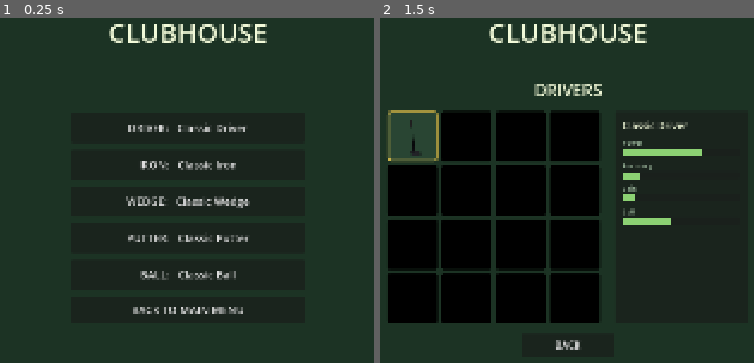
Above: before the commit, frames 1-2 (left to right).
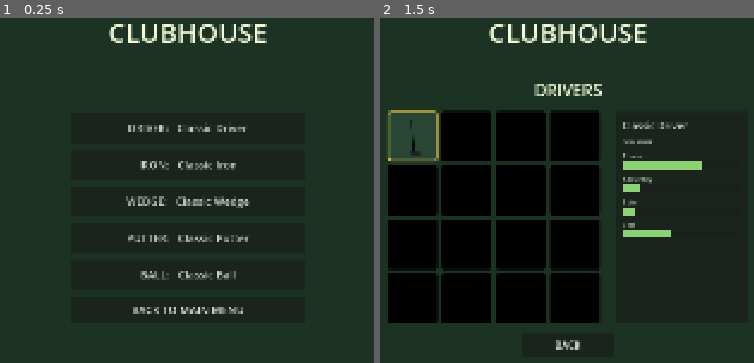
Above: after the commit, the same moments.

Repository: bblarney/androidgolfgame
Game: Godot game, scene res://scenes/clubhouse.tscn
Same seed, same stepped clock (60 frames per second), same inputs: the game is played once before the commit and once after it. This scene is started directly instead of the project's main scene.
Inputs (mouse positions are in pixels of both pictures, inside the frame that each line leads up to):
- Up to frame 1 (0.25 s): no input
- Up to frame 2 (1.5 s): click "DRIVER: Classic Driver" at 0.5 s; click (413, 135) at 1.25 s

The runs differ from the first frame. In frame 2, 2.2% of the frame differs, in the area x 64-87%, y 30-64%.

Commit message:
Fix shop thumbnails, box reveal, and clubhouse rarity
- Isolate each item thumbnail in its own World3D so shop/box/clubhouse
  cards no longer share one scene and pile meshes on top of each other
- Mystery box reveal: opaque overlay, clear the reel, and show just the
  rarity-coloured club name + item + ADD TO BAG
- Clubhouse: rarity-coloured slot borders, name, and overview cards,
  plus a rarity label in the stats panel

Co-Authored-By: Claude Opus 4.8 <noreply@anthropic.com>

Diff:
--- a/scripts/clubhouse.gd
+++ b/scripts/clubhouse.gd
@@ -99,7 +99,13 @@
 	for cat: Dictionary in CATEGORIES:
 		var item := _equipped_item(cat)
 		var item_name : String = item.get("name", "—")
-		card_buttons[cat["id"]].text = "%s:   %s" % [cat["title"], item_name]
+		var btn : Button = card_buttons[cat["id"]]
+		btn.text = "%s:   %s" % [cat["title"], item_name]
+		var rc : Color = ItemVisuals.rarity_color(item.get("rarity", "common")) if not item.is_empty() else TEXT
+		btn.add_theme_color_override("font_color", rc)
+		btn.add_theme_color_override("font_hover_color", rc)
+		btn.add_theme_color_override("font_pressed_color", rc)
+		btn.add_theme_color_override("font_focus_color", rc)
 
 
 func _show_overview() -> void:
@@ -199,7 +205,7 @@
 			var is_eq : bool = item.get("id", "") == equipped_id
 			btn.disabled = false
 			btn.text = ""
-			_style_slot(btn, false, is_eq)
+			_style_slot(btn, false, is_eq, ItemVisuals.rarity_color(item.get("rarity", "common")))
 			# Live 3D render in every slot: a club head, or a coloured ball.
 			if is_ball:
 				btn.add_child(ItemVisuals.build_ball_thumbnail(item))
@@ -232,11 +238,22 @@
 	for child in stats_box.get_children():
 		child.queue_free()
 
+	var has_item : bool = not item.is_empty()
+	var rarity : String = item.get("rarity", "common")
+	var rc : Color = ItemVisuals.rarity_color(rarity)
+
 	var name_label := Label.new()
 	name_label.text = item.get("name", "—")
 	name_label.add_theme_font_size_override("font_size", 24)
-	name_label.add_theme_color_override("font_color", TEXT)
+	name_label.add_theme_color_override("font_color", rc if has_item else TEXT)
 	stats_box.add_child(name_label)
+
+	if has_item:
+		var rar_label := Label.new()
+		rar_label.text = rarity.to_upper()
+		rar_label.add_theme_font_size_override("font_size", 14)
+		rar_label.add_theme_color_override("font_color", rc)
+		stats_box.add_child(rar_label)
 
 	var is_ball : bool = current_category["is_ball"]
 	var metrics : Array = BALL_METRICS if is_ball else CLUB_METRICS
@@ -289,13 +306,18 @@
 	return EquipmentManager.get_all_clubs().get(id, {})
 
 
-func _style_slot(btn: Button, empty: bool, equipped: bool) -> void:
+func _style_slot(btn: Button, empty: bool, equipped: bool, rarity_col: Color = SUBTEXT) -> void:
 	var box := StyleBoxFlat.new()
 	box.bg_color = SLOT_EMPTY if empty else SLOT_BG
 	box.set_corner_radius_all(6)
 	if equipped:
+		# Equipped item keeps the gold highlight so it stays unmistakable at a glance.
 		box.border_color = HILITE
 		box.set_border_width_all(4)
+	elif not empty:
+		# Owned items are framed in their rarity colour.
+		box.border_color = rarity_col
+		box.set_border_width_all(3)
 	btn.add_theme_stylebox_override("normal", box)
 	btn.add_theme_stylebox_override("hover", box)
 	btn.add_theme_stylebox_override("pressed", box)
--- a/scripts/item_visuals.gd
+++ b/scripts/item_visuals.gd
@@ -132,6 +132,7 @@
 	var vp := SubViewport.new()
 	vp.size = Vector2i(108, 108)
 	vp.transparent_bg = true
+	vp.own_world_3d = true   # isolate each thumbnail's 3D scene; otherwise all share the parent world and pile up
 	vp.msaa_3d = Viewport.MSAA_4X
 	svc.add_child(vp)
 	vp.add_child(content)
--- a/scripts/pro_shop.gd
+++ b/scripts/pro_shop.gd
@@ -10,7 +10,7 @@
 const PANEL_BG := Color(0.13, 0.22, 0.17)
 const HILITE   := Color(0.92, 0.78, 0.30)
 const BAR_FILL := Color(0.55, 0.82, 0.45)
-const DIM      := Color(0.0, 0.0, 0.0, 0.7)
+const DIM      := Color(0.05, 0.09, 0.07, 1.0)   # opaque: fully hides the picker behind the box overlay
 
 const BALL_CHANCE := 0.35   # share of offerings / box results that are balls vs clubs
 
@@ -398,7 +398,7 @@
 
 	var tw := create_tween()
 	tw.tween_property(reel, "position:x", target_x, REEL_TIME).set_trans(Tween.TRANS_QUINT).set_ease(Tween.EASE_OUT)
-	tw.tween_callback(_reveal.bind(winner, winner_kind, heading))
+	tw.tween_callback(_reveal.bind(winner, winner_kind, heading, window))
 
 func winner_kind_entry(winner: Dictionary, kind: String) -> Dictionary:
 	return {"kind": kind, "item": winner}
@@ -422,14 +422,17 @@
 	panel.add_child(holder)
 	return panel
 
-func _reveal(winner: Dictionary, winner_kind: String, heading: Label) -> void:
+func _reveal(winner: Dictionary, winner_kind: String, heading: Label, window: Control) -> void:
+	# Clear the reel (and its centre marker child) so only the won item remains on screen.
+	window.queue_free()
+
 	# Commit the prize now so it's kept even if the overlay is dismissed.
 	EquipmentManager.register_generated_item(winner)
 	EquipmentManager.add_to_inventory(winner.get("id", ""))
 
 	var rarity : String = winner.get("rarity", "common")
 	var rc : Color = ItemVisuals.rarity_color(rarity)
-	heading.text = "YOU WON A %s!" % rarity.to_upper()
+	heading.text = "%s %s" % [rarity.capitalize(), winner.get("name", "—")]
 	heading.add_theme_color_override("font_color", rc)
 
 	var center := CenterContainer.new()
@@ -448,13 +451,6 @@
 	var svc : SubViewportContainer = ItemVisuals.build_ball_thumbnail(winner) if winner_kind == "ball" else ItemVisuals.build_club_thumbnail(winner)
 	holder.add_child(svc)
 	v.add_child(holder)
-
-	var name_lbl := Label.new()
-	name_lbl.text = winner.get("name", "—")
-	name_lbl.horizontal_alignment = HORIZONTAL_ALIGNMENT_CENTER
-	name_lbl.add_theme_font_size_override("font_size", 34)
-	name_lbl.add_theme_color_override("font_color", rc)
-	v.add_child(name_lbl)
 
 	var add := Button.new()
 	add.text = "ADD TO BAG"
